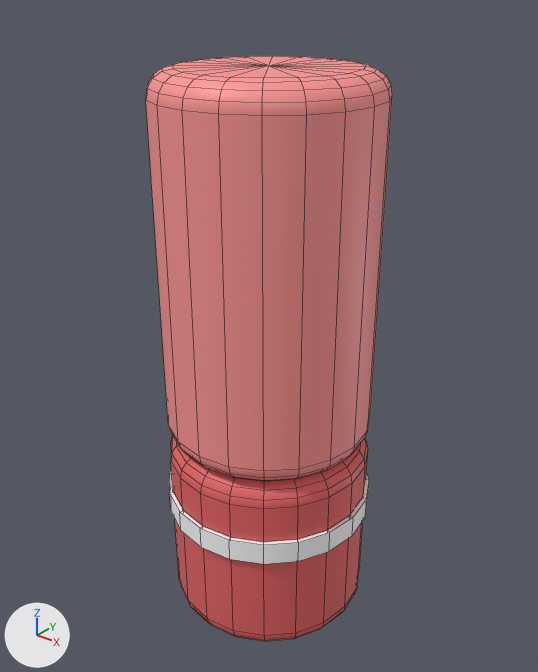
An edit to the FBX model Assets/Yarn/FBXs/LV_2.fbx, drawn before and after from the same camera.
The view is the same before and after, from a 50 mm camera at (4.29, -5.37, 3.66) aimed at (-0.05, 0.07, 0.29). The axes (+X, +Y, +Z) are drawn at lower left. The lights are the same throughout. The picture after the commit comes second. Mesh edges are drawn as thin lines. Where no turn or scale is listed for an object, it has been applied to the vertices.
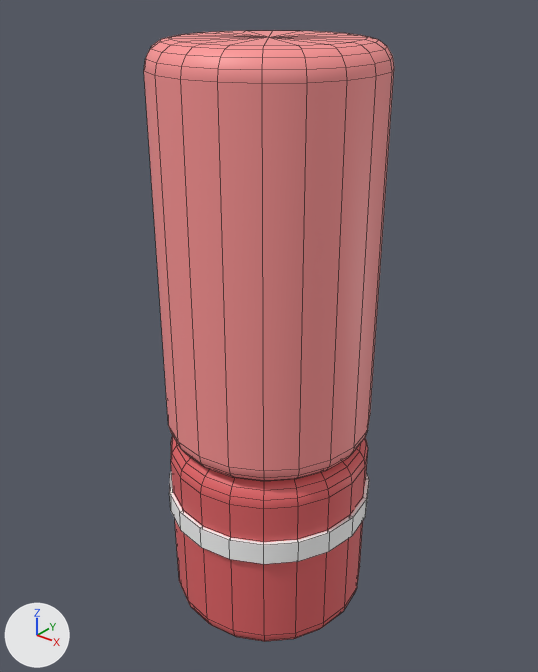
Location of each change, [x1, y1, x2, y2] in pixels of the pictures (538 x 672 px; the box of a moved part takes in the faces that stretch with it):
'pCylinder4', reshaped (6% taller)
    before: [146, 56, 392, 481]
    after: [144, 30, 394, 481]
part 1 of me_mesh, moved or reshaped
    before: [146, 56, 392, 413]
    after: [144, 30, 394, 413]

Patch to the scene script:
```diff
--- a/Assets/Yarn/FBXs/LV_2.fbx.py
+++ b/Assets/Yarn/FBXs/LV_2.fbx.py
@@ me_mesh @@
 # used by ob_pcylinder4; location = (0.0, 0.0, 1.07)
-me_mesh.from_pydata(...)  # 202 vertices, 220 faces; spans x -1.09..1.09, y -1.09..1.09, z -1.87..1.87
+me_mesh.from_pydata(...)  # 202 vertices, 220 faces; spans x -1.09..1.09, y -1.09..1.09, z -1.87..2.1
+# me_mesh part 1: all 101 vertices in x -1.09..1.09, y -1.09..1.09, z 1.63..1.87 are moved by (0.0, 0.0, 0.23)
 me_mesh.materials.append(mat_yarn_coral)
```
